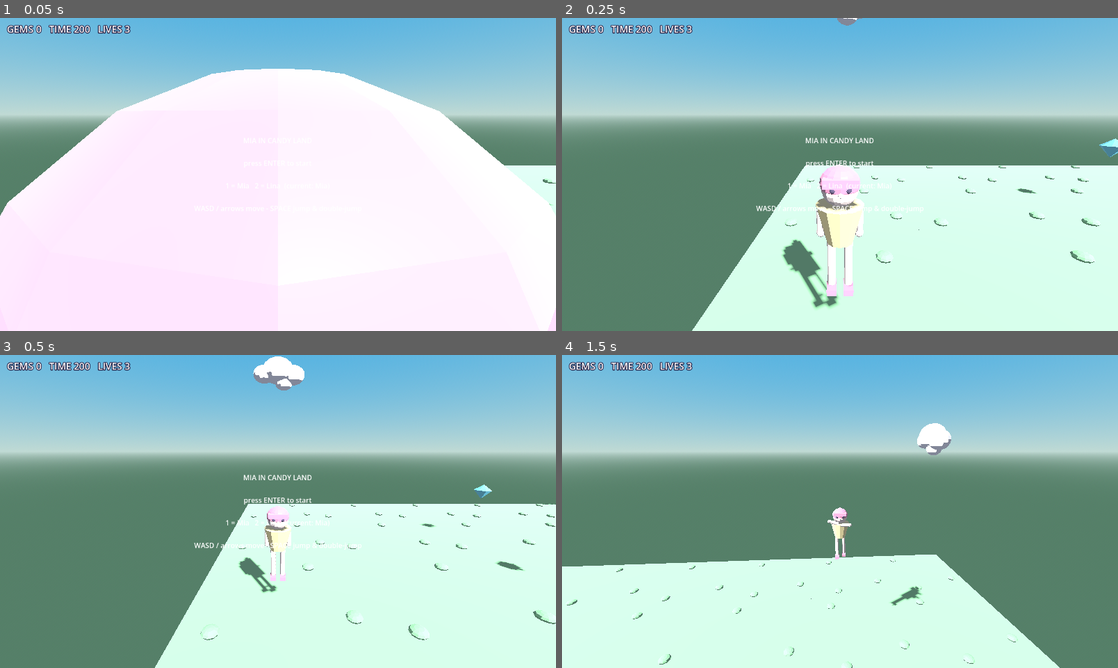
Above: before the commit, frames 1-4 (two rows, left to right).
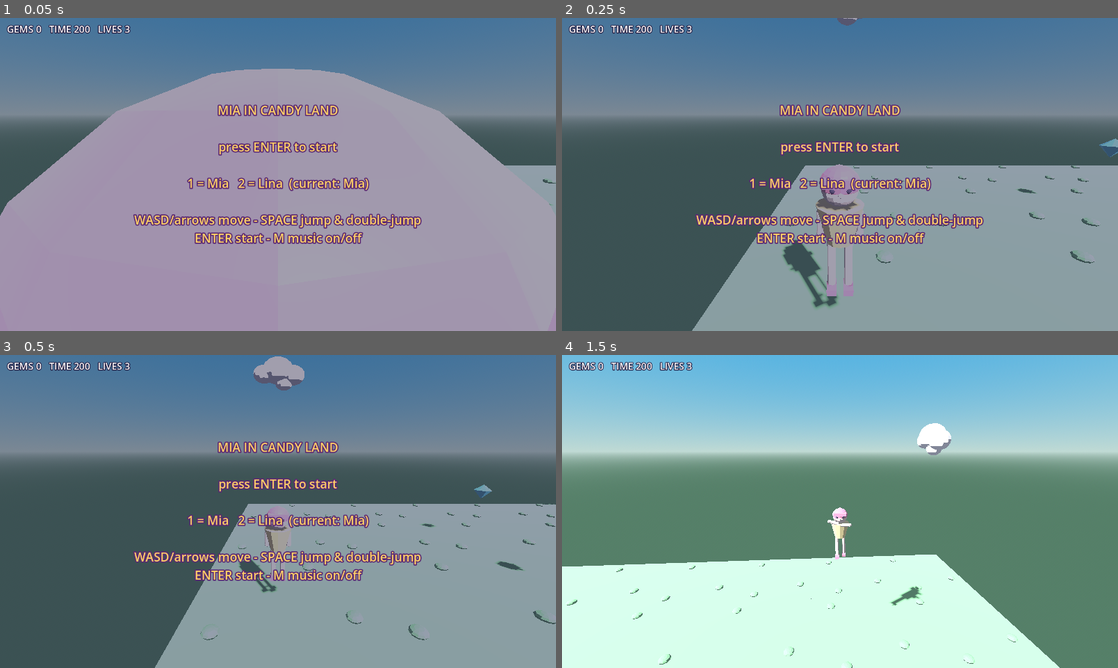
Above: after the commit, the same moments.

Repository: smoki99/great_giana_sisters
Game: Godot game, scene res://scenes/main.tscn
Two runs of this game, one before a commit and one after it. Both use one fixed random seed, a clock stepped at 60 frames per second and the inputs below.
Inputs:
- Up to frame 1 (0.05 s): no input
- Up to frame 2 (0.25 s): no input
- Up to frame 3 (0.5 s): no input
- Up to frame 4 (1.5 s): tap Enter (start) at 0.5 s; hold Right (move_right) 0.53-1.28 s; hold Enter (start) 0.53-1.28 s; tap Space (jump) at 0.77, 1.07 s; tap M (toggle_music, bound only after the commit) at 0.8, 1.35 s; hold Down (move_back) from 1.28 s (still down)

The runs differ from the first frame. In frame 1, 100% of the frame differs, in the area x 0-100%, y 0-100%; in frame 2, 100%; in frame 3, 100%; in frame 4, nothing differs.

Commit message:
T25-T28: fog+shadow range, chiptune SFX/music synth, styled HUD/title, controls doc
- src/logic/chiptune.gd: pure DSP (square/tri/thud, envelopes, 20 s original A-minor loop, PCM16) + 31 unit checks
- AudioManager autoload: in-memory AudioStreamWAV pool, M toggle, GameState.fx event bus (jump/double/spring/stomp/gem/power/hurt/death/win/checkpoint/select)
- title dim panel + candy palette labels; fog 0.0055 + shadow max distance 80; docs/controls.md
- browser-verified: AudioContext suspended->running after input, 0 page errors

Diff:
--- a/game/project.godot
+++ b/game/project.godot
@@ -11,6 +11,10 @@
 
 window/size/viewport_width=1280
 window/size/viewport_height=720
+
+[autoload]
+
+AudioManager="*res://src/audio_manager.gd"
 
 [rendering]
 
@@ -54,3 +58,8 @@
 , Object(InputEventKey,"resource_local_to_scene":false,"resource_name":"","device":-1,"window_id":0,"alt_pressed":false …(186 unchanged characters)…
 ]
 }
+toggle_music={
+"deadzone": 0.5,
+"events": [Object(InputEventKey,"resource_local_to_scene":false,"resource_name":"","device":-1,"window_id":0,"alt_pressed":false,"shift_pressed":false,"ctrl_pressed":false,"meta_pressed":false,"pressed":false,"keycode":0,"physical_keycode":77,"key_label":0,"unicode":0,"location":0,"echo":false,"script":null)
+]
+}
--- /dev/null
+++ b/game/src/audio_manager.gd
@@ -0,0 +1,72 @@
+extends Node
+## AudioManager autoload (T26/T27): turns Chiptune PCM buffers into in-memory
+## AudioStreamWAVs (no asset files) and plays them polyphonically. Registers
+## itself as GameState.on_sfx so scene code stays decoupled from audio.
+
+const POOL_SIZE := 8
+
+var _pool: Array[AudioStreamPlayer] = []
+var _streams: Dictionary = {}
+var _music: AudioStreamPlayer
+var _music_on := true
+
+
+func _ready() -> void:
+	GameState.on_sfx = _play
+	for i in POOL_SIZE:
+		var p := AudioStreamPlayer.new()
+		p.volume_db = -6.0
+		add_child(p)
+		_pool.append(p)
+	_music = AudioStreamPlayer.new()
+	_music.volume_db = -14.0
+	add_child(_music)
+	# Build buffers while the title screen is up, not on first input.
+	_build.call_deferred()
+
+
+func _unhandled_input(event: InputEvent) -> void:
+	if event.is_action_pressed("toggle_music"):
+		toggle_music()
+		get_viewport().set_input_as_handled()
+
+
+func toggle_music() -> void:
+	_music_on = not _music_on
+	if _music_on:
+		if _music.stream != null and not _music.playing:
+			_music.play()
+	else:
+		_music.stop()
+
+
+func _build() -> void:
+	for name in ["jump", "double", "spring", "stomp", "gem", "power", "hurt", "death", "win", "checkpoint", "select"]:
+		_streams[name] = _wav(Chiptune.sfx(name), false)
+	var music := _wav(Chiptune.music_loop(), true)
+	_music.stream = music
+
+
+func _wav(buf: PackedFloat32Array, loop: bool) -> AudioStreamWAV:
+	var s := AudioStreamWAV.new()
+	s.format = AudioStreamWAV.FORMAT_16_BITS
+	s.mix_rate = Chiptune.SAMPLE_RATE
+	s.stereo = false
+	s.data = Chiptune.to_pcm16(buf)
+	if loop:
+		s.loop_mode = AudioStreamWAV.LOOP_FORWARD
+		s.loop_begin = 0
+		s.loop_end = buf.size()
+	return s
+
+
+func _play(name: String) -> void:
+	if _streams.is_empty():
+		_build()  # headless/fast-start safety: buffers not ready yet
+	if not _streams.has(name):
+		return
+	for p in _pool:
+		if not p.playing:
+			p.stream = _streams[name]
+			p.play()
+			return
--- a/game/src/entities/checkpoint.gd
+++ b/game/src/entities/checkpoint.gd
@@ -24,6 +24,7 @@
 	if _model:
 		for m in _model.find_children("*", "MeshInstance3D", true, false):
 			m.set_surface_override_material(0, _active_material())
+	GameState.fx("checkpoint")
 
 
 static var _mat: StandardMaterial3D
--- a/game/src/entities/enemy.gd
+++ b/game/src/entities/enemy.gd
@@ -52,8 +52,11 @@
 	if stomp or GameState.powerup_active:
 		_die()
 		if stomp:
-			body.stomp_bounce()
+			body.stomp_bounce()  # plays the stomp blip
+		else:
+			GameState.fx("stomp")
 	else:
+		GameState.fx("hurt")
 		body.die()
 
 
--- a/game/src/entities/pickup.gd
+++ b/game/src/entities/pickup.gd
@@ -23,7 +23,9 @@
 		return
 	if kind == 0:
 		GameState.gems += 1
+		GameState.fx("gem")
 	else:
 		body.start_power(RunRules.POWERUP_SECONDS)
 		GameState.powerup_active = true
+		GameState.fx("power")
 	queue_free()
--- a/game/src/game_state.gd
+++ b/game/src/game_state.gd
@@ -13,6 +13,9 @@
 static var respawn_point := Vector3.ZERO
 static var selected_character := "mia"
 
+## Sound event bus: AudioManager assigns a Callable; emitters never touch audio code.
+static var on_sfx: Callable
+
 
 static func reset_run() -> void:
 	gems = 0
@@ -20,3 +23,8 @@
 	time_left = LEVEL_TIME
 	powerup_active = false
 	respawn_point = Vector3.ZERO
+
+
+static func fx(name: String) -> void:
+	if on_sfx.is_valid():
+		on_sfx.call(name)
--- /dev/null
+++ b/game/src/logic/chiptune.gd
@@ -0,0 +1,189 @@
+class_name Chiptune
+extends RefCounted
+## Pure chiptune DSP (T26/T27): square/tri/noise voices with fast-decay
+## envelopes, mixed into PCM buffers. No engine/audio deps -> unit-testable.
+## All tones are generated here; nothing is sampled from existing recordings.
+
+const SAMPLE_RATE := 22050
+const MUSIC_SECS := 20.0
+
+
+## Duty-cycle square wave (duty in 0..1), `phase01` in [0,1).
+static func square(phase01: float, duty := 0.5) -> float:
+	return 1.0 if fmod(phase01, 1.0) < duty else -1.0
+
+
+## Triangle from phase in [0,1): 0->1->-1->0.
+static func tri(phase01: float) -> float:
+	var p := fmod(phase01, 1.0)
+	return 4.0 * p if p < 0.25 else (2.0 - 4.0 * p if p < 0.75 else 4.0 * p - 4.0)
+
+
+## Per-voice envelope: instant attack, exponential decay toward sustain.
+static func env(t: float, dur: float, decay := 6.0, sustain := 0.25) -> float:
+	if t < 0.0 or t > dur:
+		return 0.0
+	var release := clampf(dur - t, 0.0, 1.0)
+	var fade := clampf(release / 0.02, 0.0, 1.0)  # 20 ms anti-click tail
+	return (sustain + (1.0 - sustain) * exp(-decay * t / dur)) * fade
+
+
+## Swept square note, e.g. jump 300->700 Hz.
+static func sweep(dur: float, f0: float, f1: float, amp: float = 0.5, duty: float = 0.5) -> PackedFloat32Array:
+	var n := int(dur * SAMPLE_RATE)
+	var out := PackedFloat32Array()
+	out.resize(n)
+	var phase := 0.0
+	for i in n:
+		var t := float(i) / float(n)
+		var f := lerpf(f0, f1, t)
+		phase += f / SAMPLE_RATE
+		out[i] = amp * square(phase, duty) * env(t * dur, dur)
+	return out
+
+
+## Fixed-pitch note burst (layered interval gives the "coin" feel).
+static func note(dur: float, freq: float, amp: float = 0.4, duty: float = 0.5, interval := 1.0) -> PackedFloat32Array:
+	var n := int(dur * SAMPLE_RATE)
+	var out := PackedFloat32Array()
+	out.resize(n)
+	var p1 := 0.0
+	var p2 := 0.0
+	for i in n:
+		var t := float(i) / float(n)
+		p1 += freq / SAMPLE_RATE
+		p2 += freq * interval / SAMPLE_RATE
+		out[i] = amp * (0.65 * square(p1, duty) + 0.35 * square(p2, duty)) * env(t * dur, dur)
+	return out
+
+
+## Filtered-ish noise thud for stomps: random sign * decay.
+static func thud(dur: float, amp: float = 0.6, seed_val: int = 7) -> PackedFloat32Array:
+	var n := int(dur * SAMPLE_RATE)
+	var out := PackedFloat32Array()
+	out.resize(n)
+	var rnd := RandomNumberGenerator.new()
+	rnd.seed = seed_val
+	for i in n:
+		var t := float(i) / float(n)
+		out[i] = amp * (1.0 if rnd.randf() < 0.5 else -1.0) * env(t * dur, dur, 14.0, 0.0)
+	return out
+
+
+## Mix voice buffers placed at (start-sample, gain) tuples: [[buf, at, gain], ...].
+static func mix(total_samples: int, parts: Array) -> PackedFloat32Array:
+	var out := PackedFloat32Array()
+	out.resize(total_samples)
+	for part in parts:
+		var buf: PackedFloat32Array = part[0]
+		var at: int = part[1]
+		var gain: float = part[2]
+		for i in buf.size():
+			var j := at + i
+			if j >= 0 and j < total_samples:
+				out[j] += buf[i] * gain
+	normalize_peak(out)
+	return out
+
+
+static func normalize_peak(buf: PackedFloat32Array, peak := 0.85) -> void:
+	var m := 0.0
+	for v in buf:
+		m = maxf(m, absf(v))
+	if m > peak:
+		var s := peak / m
+		for i in buf.size():
+			buf[i] *= s
+
+
+## 20 s original loop @120 BPM, A-minor pentatonic (A C D E G).
+## Lead: eighth-note square melody; bass: beat roots. Bars are 2 s, 10 bars -> seamless.
+static func music_loop() -> PackedFloat32Array:
+	var beat := 0.5
+	var total := int(MUSIC_SECS * SAMPLE_RATE)
+	var lead_notes := [
+		# [semitone offset over A3=220*2^(st/12), beat start, beats]
+		[0.0, 0.0, 1.0], [3.0, 1.0, 0.5], [5.0, 1.5, 0.5], [7.0, 2.0, 1.0], [5.0, 3.0, 1.0],
+		[3.0, 4.0, 1.0], [0.0, 5.0, 0.5], [3.0, 5.5, 0.5], [5.0, 6.0, 2.0],
+		[7.0, 8.0, 1.0], [8.0, 9.0, 0.5], [7.0, 9.5, 0.5], [5.0, 10.0, 1.0], [3.0, 11.0, 1.0],
+		[0.0, 12.0, 2.0], [7.0, 14.0, 0.5], [8.0, 14.5, 0.5], [10.0, 15.0, 1.0], [8.0, 16.0, 1.0],
+		[7.0, 17.0, 1.0], [5.0, 18.0, 1.0], [3.0, 19.0, 1.0],
+	]
+	var bass_roots := [0.0, 0.0, 5.0, 5.0, 3.0, 3.0, 7.0, 7.0, 5.0, 0.0]  # per 2 s bar, -12 oct
+	var parts: Array = []
+	for n in lead_notes:
+		var f := 220.0 * pow(2.0, n[0] / 12.0)
+		var dur: float = n[2] * beat
+		parts.append([note(dur * 0.94, f, 0.28, 0.5, 1.0), int(n[1] * beat * SAMPLE_RATE), 1.0])
+	for bar in bass_roots.size():
+		for b in 4:
+			var f := 55.0 * pow(2.0, bass_roots[bar] / 12.0)
+			parts.append([bass_note(beat * 0.8, f, 0.34), int((bar * 4 + b) * beat * SAMPLE_RATE), 1.0])
+	return mix(total, parts)
+
+
+static func bass_note(dur: float, freq: float, amp: float) -> PackedFloat32Array:
+	var n := int(dur * SAMPLE_RATE)
+	var out := PackedFloat32Array()
+	out.resize(n)
+	var p := 0.0
+	for i in n:
+		var t := float(i) / float(n)
+		p += freq / SAMPLE_RATE
+		out[i] = amp * tri(p) * env(t * dur, dur, 4.0, 0.5)
+	return out
+
+
+## One-shots used by AudioManager (name -> buffer). Kept here for unit tests.
+static func sfx(name: String) -> PackedFloat32Array:
+	match name:
+		"jump":
+			return sweep(0.14, 300.0, 720.0, 0.5)
+		"double":
+			return sweep(0.16, 520.0, 1040.0, 0.45, 0.25)
+		"spring":
+			return sweep(0.24, 240.0, 960.0, 0.5)
+		"stomp":
+			var a := thud(0.14, 0.6)
+			var b := sweep(0.1, 180.0, 90.0, 0.4)
+			return mix(a.size() + b.size(), [[a, 0, 1.0], [b, 0, 1.0]])
+		"gem":
+			return mix(int(0.2 * SAMPLE_RATE), [[note(0.06, 988.0, 0.4, 0.5, 2.0), 0, 1.0], [note(0.14, 1319.0, 0.4, 0.5, 2.0), int(0.06 * SAMPLE_RATE), 1.0]])
+		"power":
+			var o := PackedFloat32Array()
+			for f in [440.0, 554.0, 659.0, 880.0]:
+				var s := note(0.09, f, 0.4, 0.5, 2.0)
+				var at := o.size()
+				o.resize(at + s.size())
+				for i in s.size():
+					o[at + i] = s[i]
+			return o
+		"hurt":
+			return sweep(0.35, 440.0, 110.0, 0.5, 0.125)
+		"death":
+			return sweep(0.8, 660.0, 80.0, 0.5, 0.125)
+		"win":
+			var o := PackedFloat32Array()
+			for f in [523.0, 659.0, 784.0, 1047.0, 1319.0]:
+				var s := note(0.14, f, 0.45, 0.5, 2.0)
+				var at := o.size()
+				o.resize(at + s.size())
+				for i in s.size():
+					o[at + i] = s[i]
+			return o
+		"checkpoint":
+			return mix(int(0.3 * SAMPLE_RATE), [[note(0.25, 1047.0, 0.4), 0, 1.0], [note(0.25, 1568.0, 0.25), int(0.07 * SAMPLE_RATE), 1.0]])
+		"select":
+			return note(0.06, 700.0, 0.35)
+		_:
+			return PackedFloat32Array()
+
+
+## PCM16 mono bytes for AudioStreamWAV.data.
+static func to_pcm16(buf: PackedFloat32Array) -> PackedByteArray:
+	var out := PackedByteArray()
+	out.resize(buf.size() * 2)
+	for i in buf.size():
+		var v := clampi(int(buf[i] * 32767.0), -32768, 32767)
+		out.encode_s16(i * 2, v)
+	return out
--- a/game/src/main.gd
+++ b/game/src/main.gd
@@ -3,10 +3,11 @@
 ## timer, game over and win overlays (T16/T20/T24). Character select (T15)
 ## persists via GameState and survives respawns/level reloads.
 
-const TITLE_TXT := "MIA IN CANDY LAND\n\npress ENTER to start\n\n1 = Mia   2 = Lina  (current: %s)\n\nWASD / arrows move - SPACE jump & double-jump"
+const TITLE_TXT := "MIA IN CANDY LAND\n\npress ENTER to start\n\n1 = Mia   2 = Lina  (current: %s)\n\nWASD/arrows move - SPACE jump & double-jump\nENTER start - M music on/off"
 const PLAYER_PATH := "World/Level/Player"
 
 @onready var _title: Label = $UI/Title
+var _dim: ColorRect
 var _hud: Label
 var _player: CharacterBody3D
 var _epoch := 0            # invalidates pending respawn timers across restarts
@@ -16,6 +17,16 @@
 	GameState.reset_run()
 	_refresh_title()
 	_title.show()
+	_dim = ColorRect.new()
+	_dim.color = Color(0.08, 0.05, 0.2, 0.4)
+	_dim.set_anchors_preset(Control.PRESET_FULL_RECT)
+	_dim.mouse_filter = Control.MOUSE_FILTER_IGNORE
+	$UI.add_child(_dim)
+	$UI.move_child(_dim, 0)
+	_title.add_theme_font_size_override("font_size", 28)
+	_title.add_theme_color_override("font_color", Color(1.0, 0.82, 0.4))
+	_title.add_theme_color_override("font_outline_color", Color(0.35, 0.15, 0.45))
+	_title.add_theme_constant_override("outline_size", 10)
 	_hud = Label.new()
 	_hud.position = Vector2(16, 10)
 	_hud.add_theme_font_size_override("font_size", 22)
@@ -46,6 +57,8 @@
 			return
 		GameState.playing = true
 		_title.hide()
+		_dim.hide()
+		GameState.fx("select")
 		get_viewport().set_input_as_handled()
 	elif not GameState.playing and event is InputEventKey and event.pressed and not event.echo:
 		match event.keycode:
@@ -70,15 +83,21 @@
 
 
 func _on_gate_reached() -> void:
+	GameState.fx("win")
 	_end_run("YOU WIN!\n\ngems %d - time left %d\npress ENTER for title" % [GameState.gems, ceili(GameState.time_left)])
+
+
+func _show_overlay(msg: String) -> void:
+	_title.text = msg
+	_title.show()
+	_dim.show()
 
 
 func _end_run(msg: String) -> void:
 	_epoch += 1
 	_dying = false
 	GameState.playing = false
-	_title.text = msg
-	_title.show()
+	_show_overlay(msg)
 
 
 func _pick_character(id: String) -> void:
--- a/game/src/player.gd
+++ b/game/src/player.gd
@@ -63,16 +63,19 @@
 	sm.kill()
 	velocity = Vector3.ZERO
 	died.emit()
+	GameState.fx("death")
 
 
 func launch_from_spring() -> void:
 	sm.state = PlayerStateMachine.State.AIRBORNE
+	GameState.fx("spring")
 
 
 func stomp_bounce() -> void:
 	velocity.y = 7.5
 	sm.state = PlayerStateMachine.State.AIRBORNE
 	sm.double_used = false
+	GameState.fx("stomp")
 
 
 func start_power(seconds: float) -> void:
@@ -114,10 +117,12 @@
 		PlayerStateMachine.Action.JUMP:
 			velocity.y = PlayerStateMachine.JUMP_VELOCITY
 			jumped.emit()
+			GameState.fx("jump")
 		PlayerStateMachine.Action.DOUBLE:
 			velocity.y = PlayerStateMachine.DOUBLE_VELOCITY
 			_double_fx = AnimDriver.DOUBLE_FLASH
 			double_jumped.emit()
+			GameState.fx("double")
 
 	if not is_on_floor():
 		velocity.y -= PlayerStateMachine.GRAVITY * delta
--- a/game/tests/run_tests.gd
+++ b/game/tests/run_tests.gd
@@ -6,6 +6,7 @@
 	"res://tests/test_camera_spring.gd",
 	"res://tests/test_anim_driver.gd",
 	"res://tests/test_run_rules.gd",
+	"res://tests/test_chiptune.gd",
 ]
 
 func _init() -> void:
--- /dev/null
+++ b/game/tests/test_chiptune.gd
@@ -0,0 +1,51 @@
+extends RefCounted
+## Chiptune DSP checks: buffer shapes, levels, envelopes, loop, PCM conversion.
+
+var _checks := 0
+
+func check_count() -> int: return _checks
+
+static func _ok(out: PackedStringArray, cond: bool, name: String) -> void:
+	if not cond:
+		out.append(name)
+
+static func _rms(buf: PackedFloat32Array, a: int, b: int) -> float:
+	var s := 0.0
+	var n := 0
+	for i in range(maxi(a, 0), mini(b, buf.size())):
+		s += buf[i] * buf[i]
+		n += 1
+	return sqrt(s / maxi(n, 1))
+
+func run() -> PackedStringArray:
+	var out := PackedStringArray()
+	# wave shapers
+	_checks += 1; _ok(out, Chiptune.square(0.1, 0.5) > 0.0 and Chiptune.square(0.7, 0.5) < 0.0, "square duty")
+	_checks += 1; _ok(out, absf(Chiptune.tri(0.25) - 1.0) < 1e-5 and absf(Chiptune.tri(0.75) + 1.0) < 1e-5, "tri peaks")
+	# sweep length + decaying envelope
+	var sw := Chiptune.sweep(0.14, 300.0, 720.0)
+	_checks += 1; _ok(out, sw.size() == int(0.14 * Chiptune.SAMPLE_RATE), "sweep length")
+	_checks += 1; _ok(out, _rms(sw, 0, sw.size() / 4) > _rms(sw, sw.size() * 3 / 4, sw.size()), "sweep decays")
+	# every named sfx exists and is audible
+	for name in ["jump", "double", "spring", "stomp", "gem", "power", "hurt", "death", "win", "checkpoint", "select"]:
+		var buf := Chiptune.sfx(name)
+		_checks += 1
+		_ok(out, buf.size() > 882 and _rms(buf, 0, buf.size()) > 0.02, "%s audible" % name)
+		_checks += 1
+		var peak := 0.0
+		for v in buf:
+			peak = maxf(peak, absf(v))
+		_ok(out, peak <= 0.86, "%s peak <= 0.86 (got %.2f)" % [name, peak])
+	_checks += 1; _ok(out, Chiptune.sfx("nope").is_empty(), "unknown sfx empty")
+	# music loop: 20 s, audible, bounded
+	var m := Chiptune.music_loop()
+	_checks += 1; _ok(out, m.size() == int(20.0 * Chiptune.SAMPLE_RATE), "music 20 s")
+	_checks += 1; _ok(out, _rms(m, 0, m.size()) > 0.05, "music audible")
+	var mpeak := 0.0
+	for v in m:
+		mpeak = maxf(mpeak, absf(v))
+	_checks += 1; _ok(out, mpeak > 0.4 and mpeak <= 0.86, "music well normalized (%.2f)" % mpeak)
+	# PCM16 conversion
+	var pcm := Chiptune.to_pcm16(PackedFloat32Array([0.0, 1.0, -1.0, 0.5]))
+	_checks += 1; _ok(out, pcm.size() == 8 and pcm.decode_s16(2) == 32767 and pcm.decode_s16(4) == -32767, "pcm16 encode")
+	return out
Not shown, added: game/src/audio_manager.gd.uid
Not shown, added: game/src/logic/chiptune.gd.uid
Not shown, added: game/tests/test_chiptune.gd.uid
Not shown, added: docs/controls.md
Not shown, changed: scripts/gen-level.ts
Not shown, changed: tasks/todo.md
